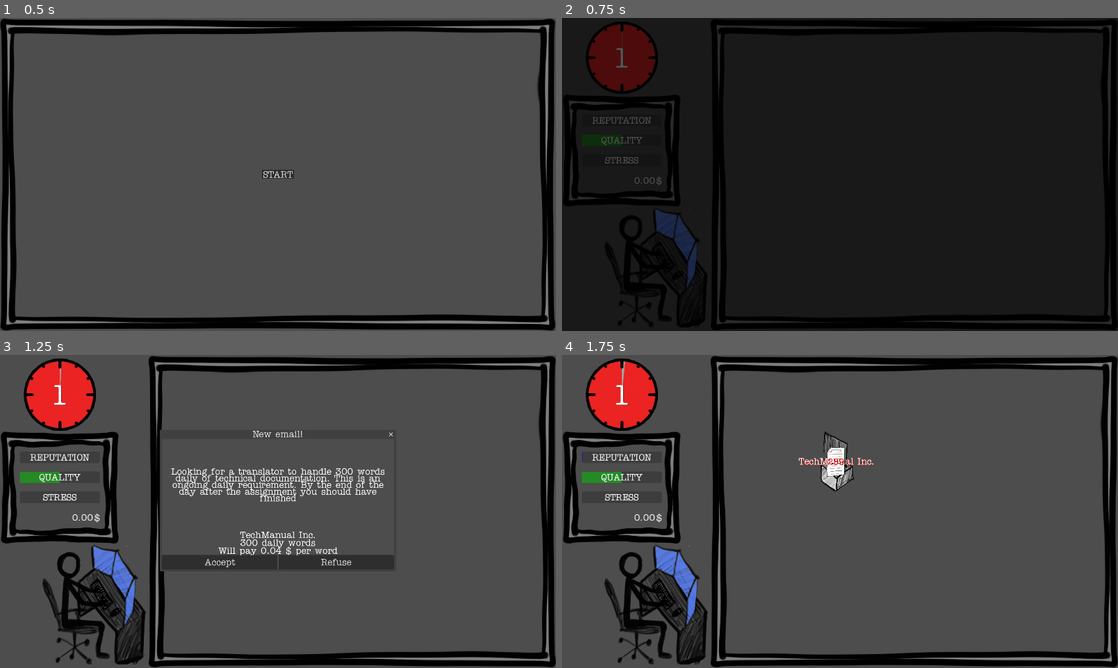
Above: before the commit, frames 1-4 (two rows, left to right).
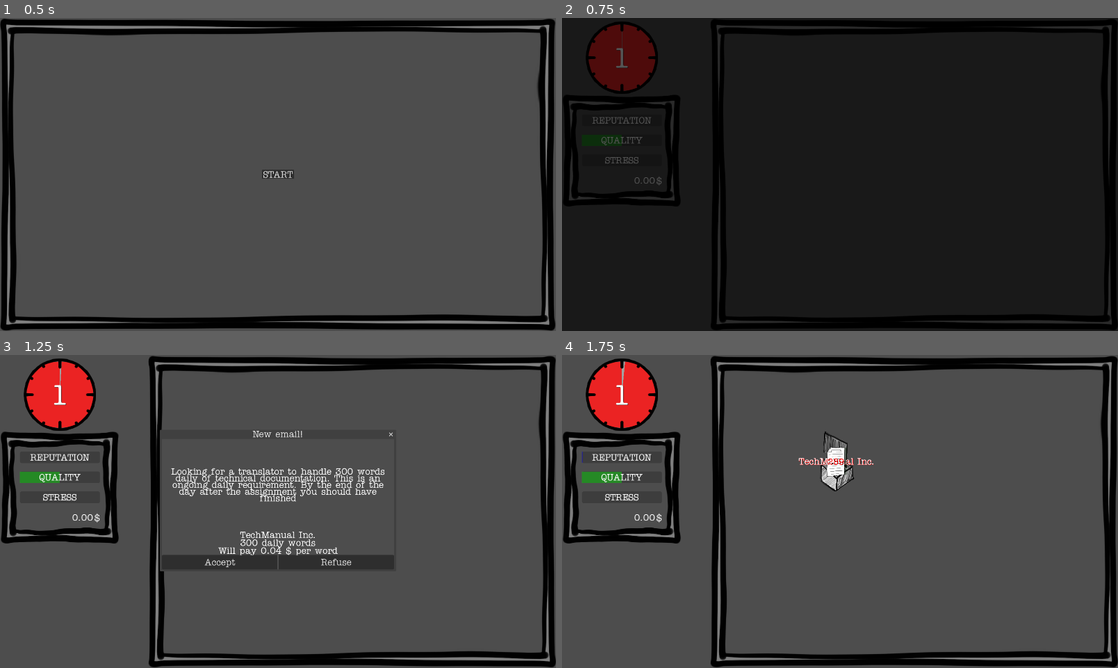
Above: after the commit, the same moments.

Repository: ildede/game-off-2025
Game: Godot game, scene res://scenes/ui/start_screen/start.tscn
The game is run twice, just before and just after one commit, with the same random seed, the same clock (stepped at 60 frames per second) and the same inputs.
Inputs:
- Up to frame 1 (0.5 s): no input
- Up to frame 2 (0.75 s): click "START" at 0.5 s
- Up to frame 3 (1.25 s): no input
- Up to frame 4 (1.75 s): click "Accept" at 1.25 s

Frame 1 is identical in both runs. In frame 2, 0.8% of the frame differs, in the area x 11-25%, y 61-88%; in frame 3, 3.7%, in the area x 7-27%, y 60-99%; in frame 4, 3.7%.

Commit message:
chore: move image to assets folder

Diff:
--- a/scenes/game/translator/translator.tscn
+++ b/scenes/game/translator/translator.tscn
@@ -1,7 +1,7 @@
 [gd_scene load_steps=5 format=3 uid="uid://dibf4fgjie87y"]
 
 [ext_resource type="Script" uid="uid://cbc0hxujnugk5" path="res://scenes/game/translator/translator.gd" id="1_ljyet"]
-[ext_resource type="Texture2D" uid="uid://dmlao86bajfj2" path="res://scenes/game/translator/Translator.png" id="1_w51wl"]
+[ext_resource type="Texture2D" uid="uid://dmlao86bajfj2" path="res://scenes/game/translator/assets/Translator.png" id="1_w51wl"]
 [ext_resource type="PackedScene" uid="uid://darjd76ufnyvc" path="res://scenes/game/entities/letter/letter.tscn" id="2_jqv1b"]
 
 [sub_resource type="CircleShape2D" id="CircleShape2D_ljyet"]
Binary file removed: scenes/game/translator/Translator.png
Not shown, removed: scenes/game/translator/Translator.png.import
